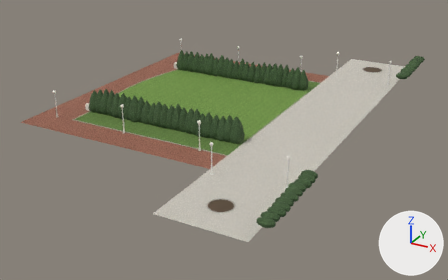
The glTF model assets/models/env/second_ai/campus_lib_lawn.glb, before and after one commit.
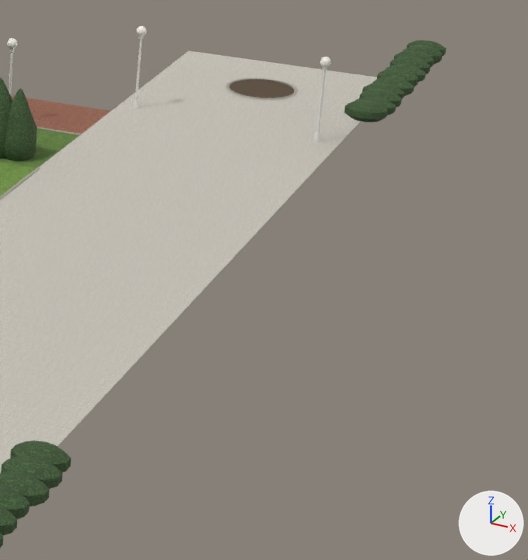
Each version is shown whole from a camera (50 mm lens) standing at (94.4, -72.0, 30.4) and looking at (56.8, -3.7, -3.8), then close up on the part from 66% to 100% of the width and 16% to 73% of the height. Every picture has the same lights, and +X, +Y and +Z are marked at lower right. The first two pictures are the older version. Where no turn or scale is listed for an object, it has been applied to the vertices. Vertices at exactly the same position are counted once.

The first close-up shows 'll_brick', 'll_junipers', 'll_lawn', 'll_lawn_rough', 'll_plaza', 'll_poles', 'll_soil' and 2 more.
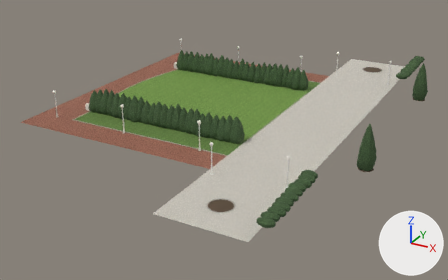
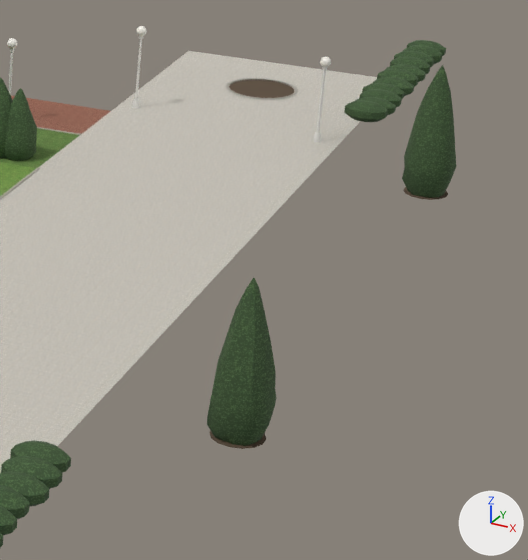
Commit message: LIB-FRONT：v3.1 交件準備（草坪 GLB、patch 搬到 patches/、README＋照片對照＋改前改後＋測試單；campus_layout_nav、reachability(campus) 還在跑）＋v3.2 腳本 WIP（BB_234 ①③④：拱廊後牆花崗石、天花板調暗、中間三拱吊燈；白石面壁柱／腰帶／簷口／拱心石／拱墩；磚與石材法線加強；材質數不變、三角形 +310、導航配置不變；GLB 還沒放進 assets）——都只是保存

Location of each change, (x1, y1, x2, y2) in pixels of the close-ups (528 x 560 px):
'll_junipers', reshaped: before (0, 40, 446, 548); after (0, 40, 456, 548)
'll_soil', reshaped: before (229, 80, 294, 98); after (209, 80, 448, 449)
part 1 of me_ll_junipers, added: after (402, 65, 456, 198)
part 2 of me_ll_junipers, added: after (207, 278, 276, 446)
part 3 of me_ll_soil, added: after (404, 187, 448, 200)
part 4 of me_ll_soil, added: after (209, 431, 266, 449)

The change, as a diff of the scene's bpy script:
```diff
--- a/assets/models/env/second_ai/campus_lib_lawn.glb.py
+++ b/assets/models/env/second_ai/campus_lib_lawn.glb.py
@@ me_ll_junipers @@
 # used by ob_ll_junipers; location = (0.0, 0.0, 0.0)
-me_ll_junipers.from_pydata(...)  # 5004 vertices, 9728 faces; spans x 40.0..75.8, y -29.4..30.2, z -0.1..3.5
+me_ll_junipers.from_pydata(...)  # 5174 vertices, 10060 faces; spans x 40.0..79.9, y -29.4..30.2, z -0.1..6.1
+# me_ll_junipers part 1: the loose piece of 85 vertices spanning x 61.4..63.1, y 10.2..11.8, z -0.1..3.1 is copied, and the copy is multiplied about its middle by the matrix ((0.095, 1.249, 0.0), (-1.218, 0.13, 0.0), (0.0, 0.0, 1.687)), then moved by (16.7, 1.3, 2.0); it spans x 77.9..79.9, y 11.3..13.4, z 0.9..6.1
+# me_ll_junipers part 2: the loose piece of 85 vertices spanning x 58.9..60.7, y -11.9..-10.0, z -0.1..3.0 is copied, and the copy is scaled about its middle by (1.09, 1.05, 1.71), then moved by (19.1, -1.4, 2.0); it spans x 77.9..79.9, y -13.4..-11.4, z 0.9..6.1
 me_ll_junipers.materials.append(mat_ll_juniper)
@@ me_ll_soil @@
 # used by ob_ll_soil; location = (0.0, 0.0, 0.0)
-me_ll_soil.from_pydata(...)  # 40 vertices, 36 faces; spans x 67.0..70.0, y -26.8..27.0, z 0.0
+me_ll_soil.from_pydata(...)  # 96 vertices, 140 faces; spans x 67.0..79.7, y -26.8..27.0, z 0.0..0.9
+# me_ll_soil part 3: a new loose piece, a 14-sided cylinder along z spanning x 78.071..79.729, y 11.55..13.25, z 0.9..0.93, in mat_ll_tree_soil (brown #5c4c3b)
+# me_ll_soil part 4: a new loose piece, a 14-sided cylinder along z spanning x 78.071..79.729, y -13.25..-11.55, z 0.9..0.93, in mat_ll_tree_soil (brown #5c4c3b)
 me_ll_soil.materials.append(mat_ll_tree_soil)
```
